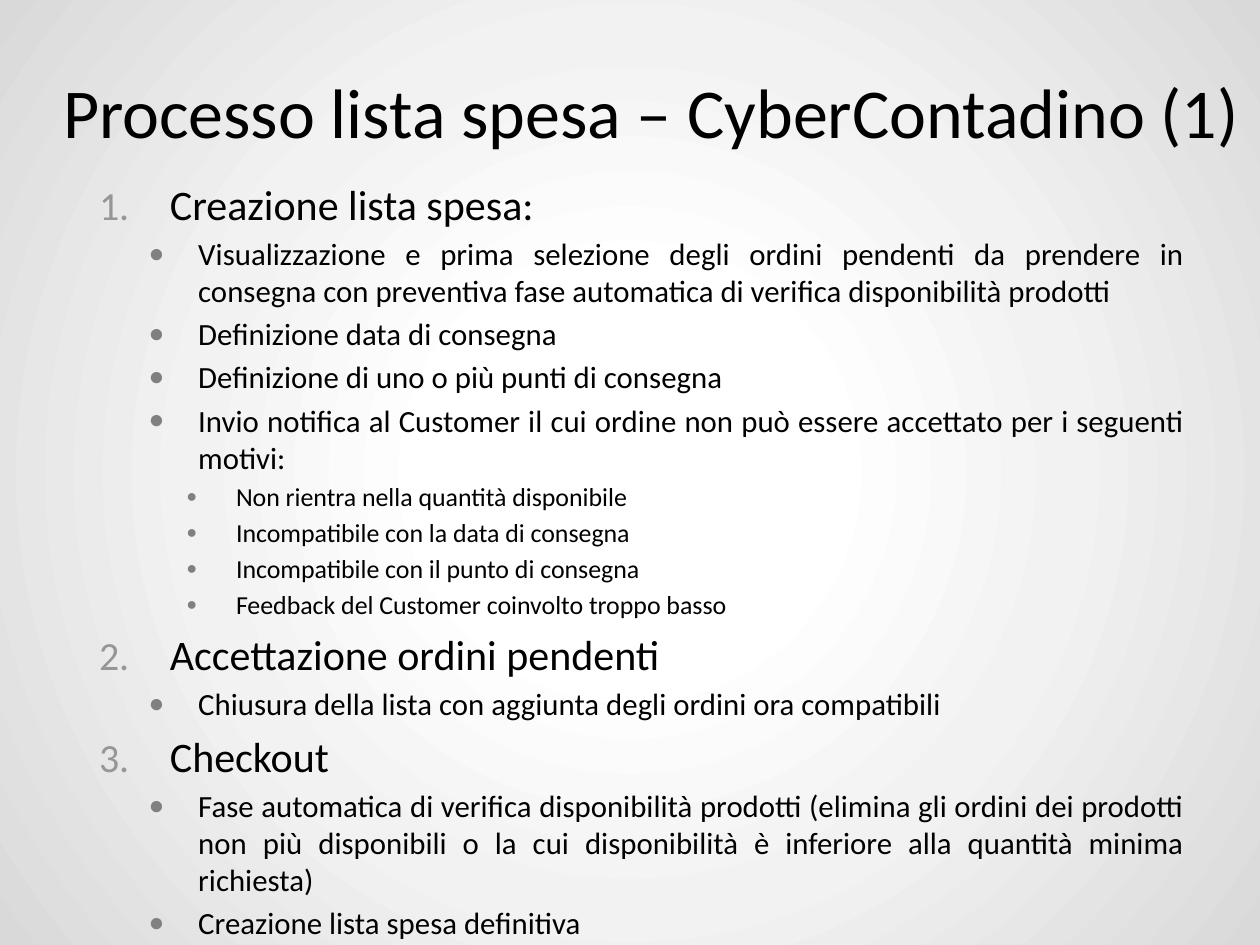
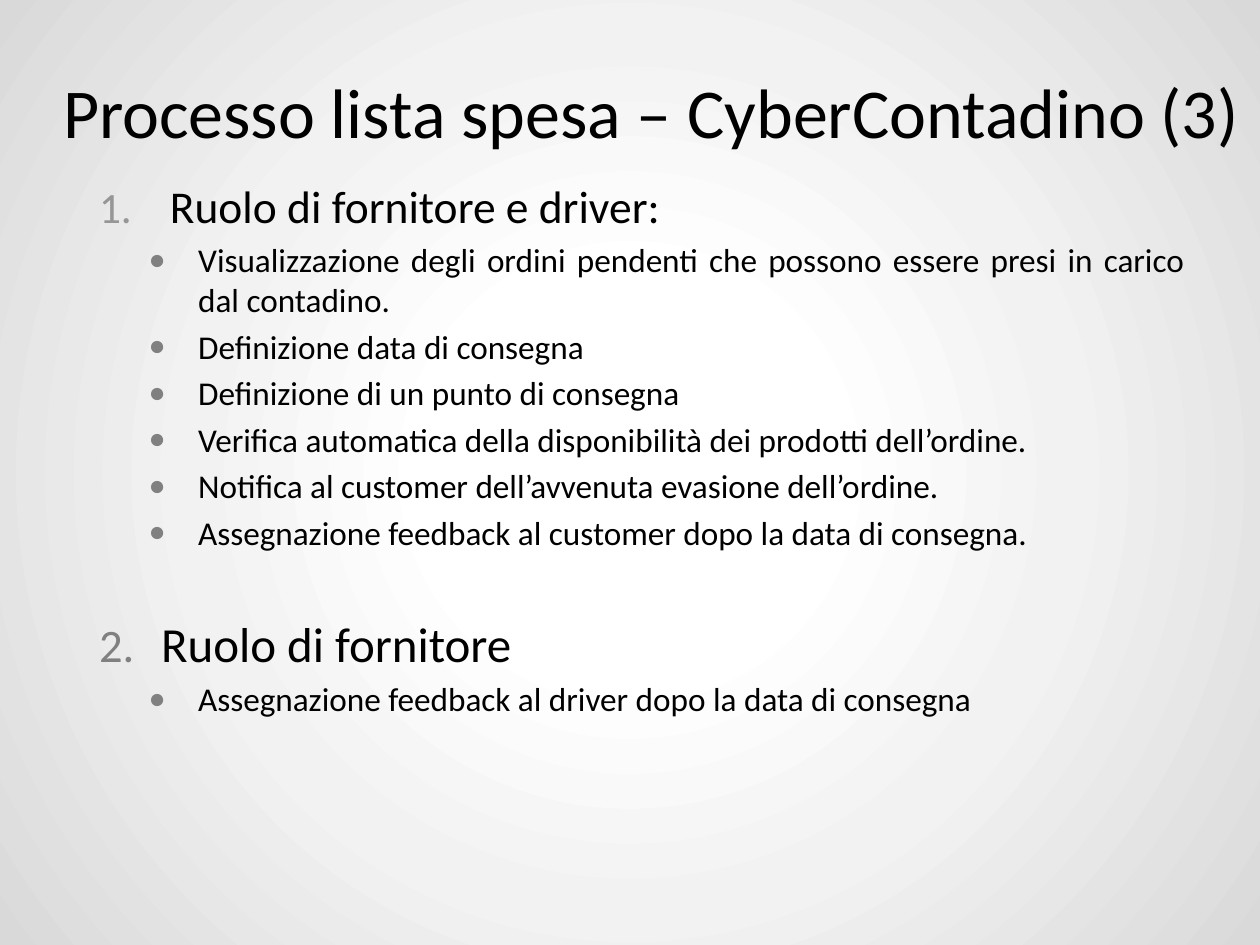
Before and after one commit to ZhangUranus/amicidelgas, a slide deck: slide 25 of SeamAmiciDelGas/risorse_gassose/presentazione_demo/SeamAmiciDelGas.pptx. Drawn at 1260x945 pixels with LibreOffice and Linux fonts; fonts in the diff are those of the drawing; background and template pictures are left out. Boxes give left, top, right and bottom in pixels: in the first picture for what was removed or moved away, otherwise in the second. Text is boxed around its words. In the diff, an @@ line names an element or a change of style, - is before the commit and + after.

```diff
--- a/SeamAmiciDelGas/risorse_gassose/presentazione_demo/SeamAmiciDelGas.pptx
+++ b/SeamAmiciDelGas/risorse_gassose/presentazione_demo/SeamAmiciDelGas.pptx
@@ title at box(63, 87, 1239, 150): text changed @@
-Processo lista spesa – CyberContadino (1)
+Processo lista spesa – CyberContadino (3)
@@ text at box(170, 191, 1184, 313): text changed; size 17.6 to 19 pt @@
-1. Creazione lista spesa:
-  ● Visualizzazione e prima selezione degli ordini pendenti da prendere in consegna con preventiva fase automatica di verifica disponibilità prodotti
+1. Ruolo di fornitore e driver:
+  ● Visualizzazione degli ordini pendenti che possono essere presi in carico dal contadino.
@@ text at box(198, 336, 584, 365): size 17.6 to 19 pt in "Definizione data di consegna" @@
@@ text at box(161, 382, 1026, 717): text changed; size 17.6 to 19 pt @@
-  ● Definizione di uno o più punti di consegna
-  ● Invio notifica al Customer il cui ordine non può essere accettato per i seguenti motivi:
-    ● Non rientra nella quantità disponibile
-    ● Incompatibile con la data di consegna
-    ● Incompatibile con il punto di consegna
-    ● Feedback del Customer coinvolto troppo basso
-2. Accettazione ordini pendenti
-  ● Chiusura della lista con aggiunta degli ordini ora compatibili
-3. Checkout
-  ● Fase automatica di verifica disponibilità prodotti (elimina gli ordini dei prodotti non più disponibili o la cui disponibilità è inferiore alla quantità minima richiesta)
-  ● Creazione lista spesa definitiva
-  ● Prenotazione dei prodotti (blocco del pagamento sul conto elettronico)
-  ● Invio notifica ai Customers coinvolti
+  ● Definizione di un punto di consegna
+  ● Verifica automatica della disponibilità dei prodotti dell’ordine.
+  ● Notifica al customer dell’avvenuta evasione dell’ordine.
+  ● Assegnazione feedback al customer dopo la data di consegna.
+2. Ruolo di fornitore
+  ● Assegnazione feedback al driver dopo la data di consegna
```
Also in this commit, not shown: 16 other slides changed, 31 slides added, 2 slides removed.
